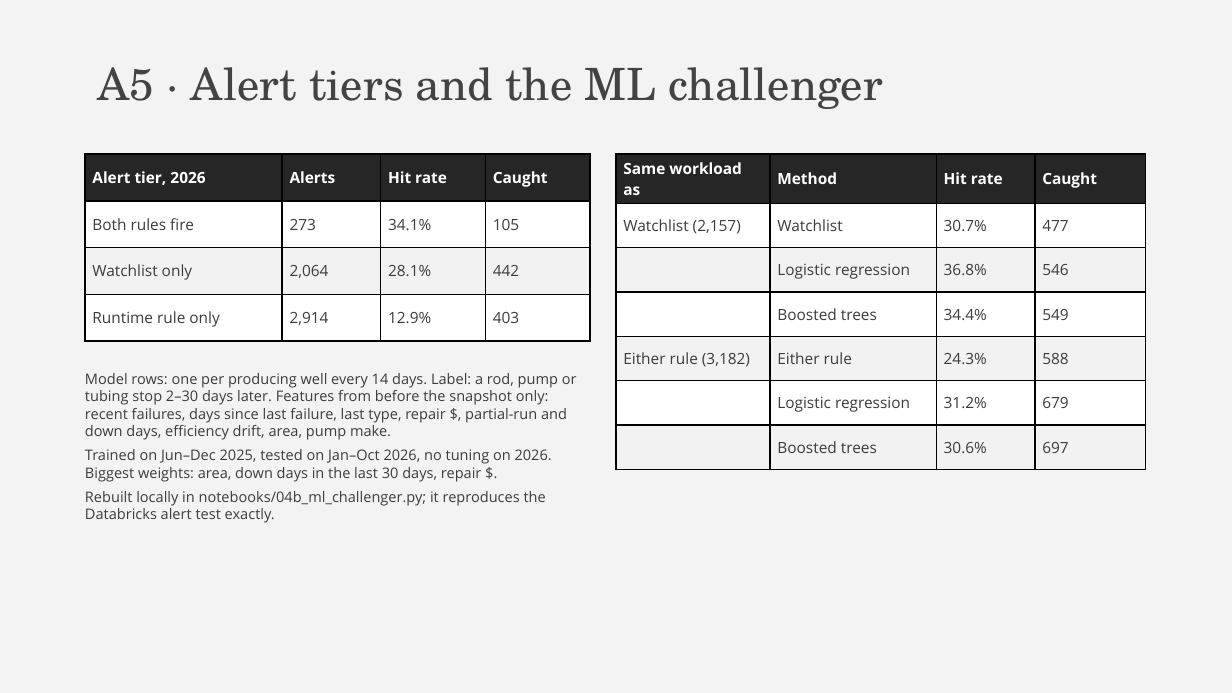
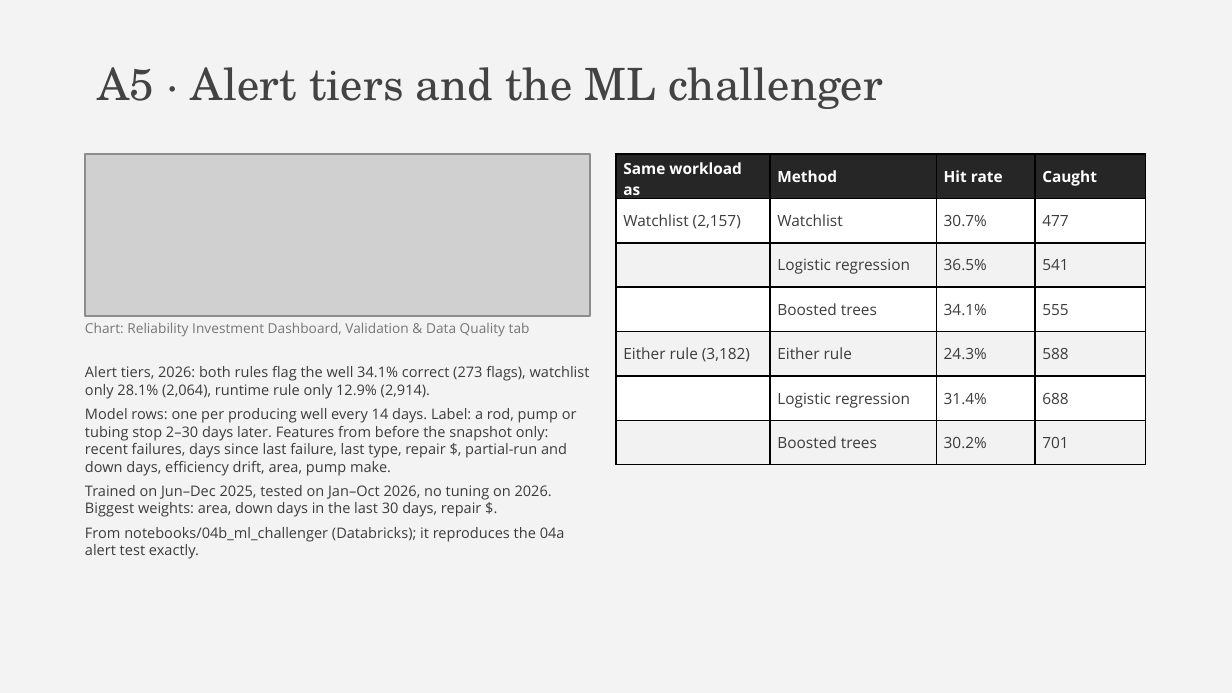
Before and after one commit to Angie629/dsmlc2026, a slide deck: slide 24 of docs/Bad Actors - DSMLC Datathon 2026.pptx. Drawn at 1232x693 pixels with LibreOffice and Linux fonts; fonts in the diff are those of the drawing; grey boxes stand for pictures. Boxes give left, top, right and bottom in pixels: in the first picture for what was removed or moved away, otherwise in the second. Text is boxed around its words. In the diff, an @@ line names an element or a change of style, - is before the commit and + after.

Commit message:
updated the screenshots for the dashboard and slides

```diff
--- a/docs/Bad Actors - DSMLC Datathon 2026.pptx
+++ b/docs/Bad Actors - DSMLC Datathon 2026.pptx
@@ table removed at (x1=85, y1=154, x2=590, y2=341), 4 rows, 4 columns @@
-Alert tier, 2026 | Alerts | Hit rate | Caught
-Both rules fire | 273 | 34.1% | 105
-Watchlist only | 2,064 | 28.1% | 442
-Runtime rule only | 2,914 | 12.9% | 403
@@ picture added at (x1=85, y1=154, x2=590, y2=315) @@
@@ table at (x1=616, y1=154, x2=1146, y2=464) @@
-row 3, column 3: 36.8%
+row 3, column 3: 36.5%
-row 3, column 4: 546
+row 3, column 4: 541
-row 4, column 3: 34.4%
+row 4, column 3: 34.1%
-row 4, column 4: 549
+row 4, column 4: 555
-row 6, column 3: 31.2%
+row 6, column 3: 31.4%
-row 6, column 4: 679
+row 6, column 4: 688
-row 7, column 3: 30.6%
+row 7, column 3: 30.2%
-row 7, column 4: 697
+row 7, column 4: 701
@@ text added at (x1=85, y1=322, x2=530, y2=336), 8 pt, text #767676 @@
+Chart: Reliability Investment Dashboard, Validation & Data Quality tab
@@ text at (x1=85, y1=366, x2=590, y2=399): paragraph added @@
+Alert tiers, 2026: both rules flag the well 34.1% correct (273 flags), watchlist only 28.1% (2,064), runtime rule only 12.9% (2,914).
@@ text "Alert tiers, 2026: both rules ..." moved from (x1=85, y1=373, x2=577, y2=523) to (x1=85, y1=366, x2=590, y2=559) @@
@@ text at (x1=85, y1=527, x2=565, y2=559): text changed @@
-Rebuilt locally in notebooks/04b_ml_challenger.py; it reproduces the Databricks alert test exactly.
+From notebooks/04b_ml_challenger (Databricks); it reproduces the 04a alert test exactly.
```
Also in this commit, not shown: 6 other slides changed, 14 other files.
